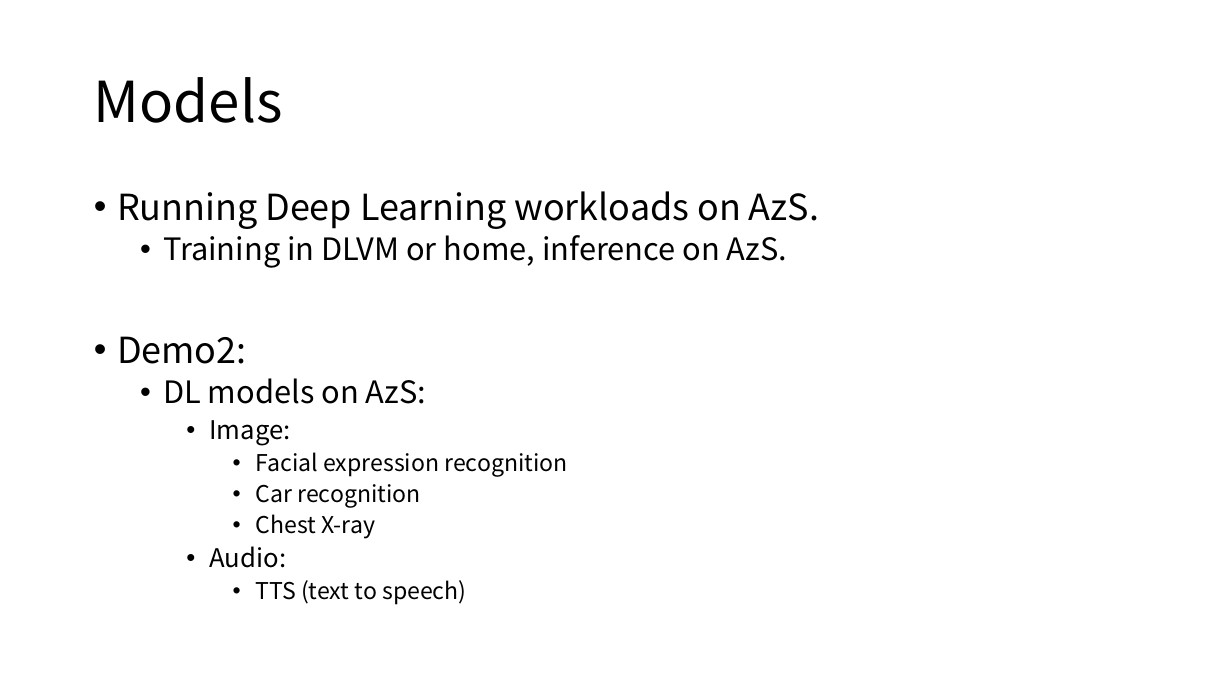
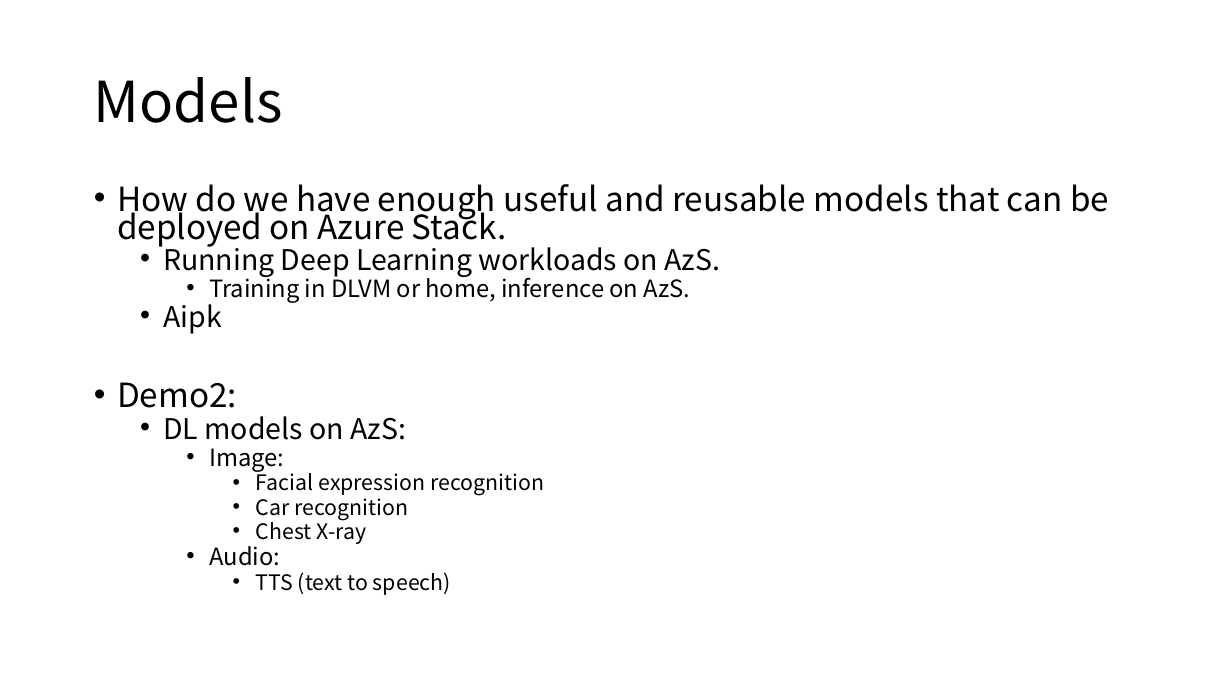
Before and after one commit to AbelHu/OpenCV_on_Raspberry_Pi, a slide deck: slide 5 of AI_exploration_and_demo.pptx. Drawn at 1232x693 pixels with LibreOffice and Linux fonts; fonts in the diff are those of the drawing. Boxes give left, top, right and bottom in pixels: in the first picture for what was removed or moved away, otherwise in the second. Text is boxed around its words. In the diff, an @@ line names an element or a change of style, - is before the commit and + after.

```diff
--- a/AI_exploration_and_demo.pptx
+++ b/AI_exploration_and_demo.pptx
@@ text at (117,184,1109,247): paragraph added @@
+• How do we have enough useful and reusable models that can be deployed on Azure Stack.
@@ text at (117,241,721,595): size 28 to 22.2 pt in "Running Deep Learning workloads on AzS."; size 24 to 18.5 pt in "Training in DLVM or home, inference on ..."; size 28 to 25.9 pt in "Demo2:"; size 24 to 22.2 pt in "DL models on AzS:"; size 20 to 18.5 pt in "Image:", "Audio:"; size 18 to 16.6 pt in "Facial expression recognition", "Car recognition", "Chest X-ray", "TTS (text to speech)"; list level 1 to 2 in "Running Deep Learning workloads on ..."; line spacing 0.9 to 0.7; list level 2 to 3 in "Training in DLVM or home, ..." @@
@@ text at (163,304,222,334): paragraph added @@
+  • Aipk
```
Also in this commit, not shown: 6 other slides changed, 1 slide added, 1 slide removed, 1 other file.
